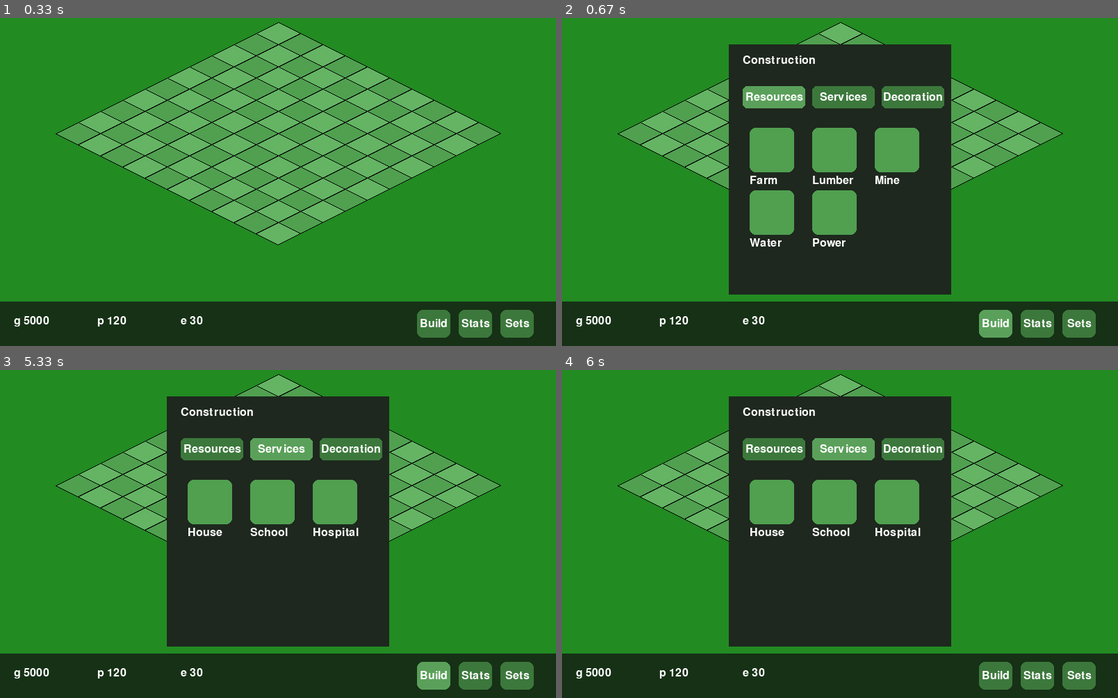
Above: before the commit, frames 1-4 (two rows, left to right).
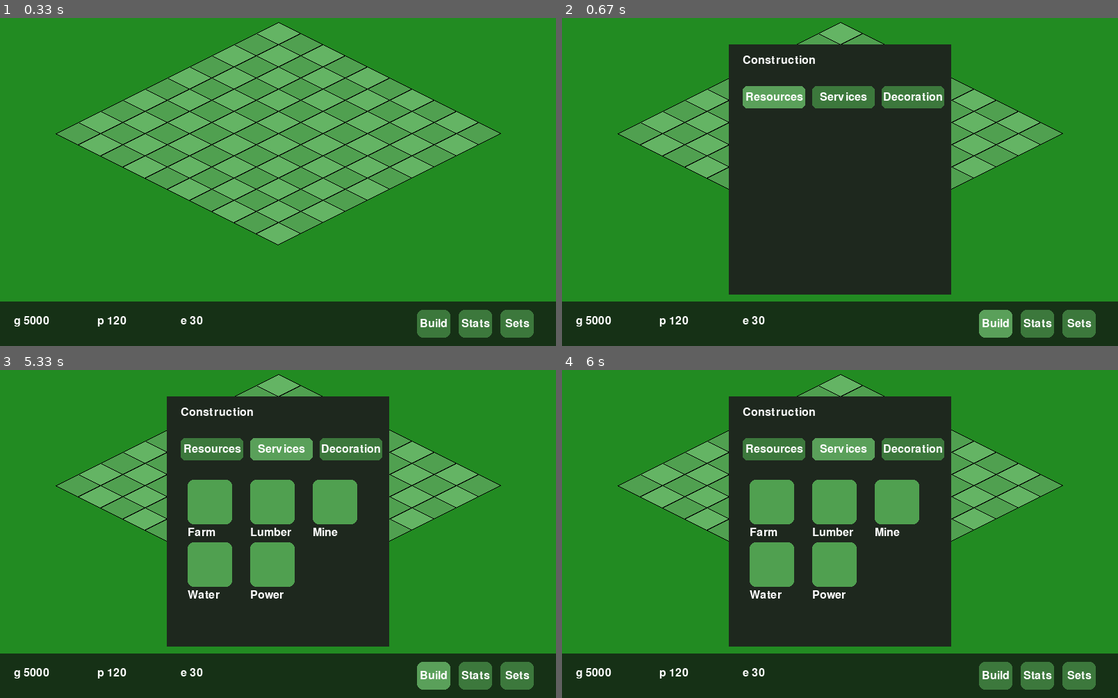
Above: after the commit, the same moments.

Repository: tdimnet/learn-pygame-by-doing
Game: pygame game, started from v3/app.py
Two runs of this game, one before a commit and one after it. Both use one fixed random seed, a clock stepped at 60 frames per second and the inputs below.
Inputs (mouse positions are in pixels of both pictures, inside the frame that each line leads up to):
- Up to frame 1 (0.33 s): no input
- Up to frame 2 (0.67 s): click "Build" at 0.38 s
- Up to frame 3 (5.33 s): click (283, 448) at 0.72 s; click "Build" at 1.05 s; click (483, 635) at 1.38 s; click "Stats" at 2.72 s; click (200, 402) at 3.05 s; click "Sets" at 3.88 s; click (394, 415) at 4.22 s; click "Build" at 5.05 s
- Up to frame 4 (6 s): click (678, 465) at 5.38 s

Frame 1 is identical in both runs. In frame 2, 5.7% of the frame differs, in the area x 33-65%, y 33-70%; in frame 3, 2.6%; in frame 4, 2.6%.

Commit message:
Add small sliding effect when changing building categories

Diff:
--- a/v3/app.py
+++ b/v3/app.py
@@ -61,12 +61,30 @@
         1)
 
 
+def draw_items(
+        menu_surface: pygame.Surface,
+        font: pygame.font.Font,
+        items: list,
+        offset_x: int) -> None:
+    start_y = 120
+    for i, name in enumerate(items):
+        tx = 30 + (i % 3) * 90 + offset_x
+        ty = start_y + (i // 3) * 90
+
+        rect = pygame.Rect(tx, ty, 64, 64)
+        pygame.draw.rect(menu_surface, (80, 160, 80), rect, border_radius=8)
+
+        label = font.render(name, True, WHITE)
+        menu_surface.blit(label, (tx, ty + 68))
+
+
 def draw_build_menu(
         screen: pygame.Surface,
         font: pygame.font.Font,
         anim_t: float,
         active_category: str,
-        mouse_pos: tuple[int, int]) -> dict:
+        previous_category: str,
+        category_anim: float) -> dict:
     x = (SCREEN_WIDTH - MENU_WIDTH) // 2
     y_closed = SCREEN_HEIGHT
     y_open = SCREEN_HEIGHT - MENU_HEIGHT - HUD_HEIGHT - 10
@@ -93,20 +111,26 @@
         menu_surface.blit(txt, txt.get_rect(center=rect.center))
         cx += 100
 
-    items = BUILD_CATEGORIES[active_category]
-    start_y = 120
-
-    for i, name in enumerate(items):
-        tx = 30 + (i % 3) * 90
-        ty = start_y + (i // 3) * 90
-
-        tile_rect = pygame.Rect(tx, ty, 64, 64)
-        pygame.draw.rect(menu_surface, (80, 160, 80), tile_rect,
-                         border_radius=8)
-
-        label = font.render(name, True, WHITE)
-        menu_surface.blit(label, (tx, ty + 68))
-
+    content_width = MENU_WIDTH
+    slide = int(content_width * (1 - category_anim))
+
+    print(previous_category)
+    print(active_category)
+
+    if previous_category:
+        draw_items(
+            menu_surface,
+            font,
+            BUILD_CATEGORIES[previous_category],
+            -slide
+        )
+
+    draw_items(
+        menu_surface,
+        font,
+        BUILD_CATEGORIES[active_category],
+        content_width - slide
+    )
 
     screen.blit(menu_surface, (x, y))
 
@@ -180,7 +204,11 @@
 
     hud_buttons = None
     menu_buttons = {}
+
     active_category = "Resources"
+    previous_category = None
+    category_anim = 1.0
+    category_anim_speed = 8.0
 
     offset = (
         SCREEN_WIDTH // 2,
@@ -202,10 +230,13 @@
                     hud_buttons["build"].collidepoint(mouse_pos)):
                         menu_open = not menu_open
 
-                if menu_open:
+                if menu_open and category_anim == 1.0:
                     for cat, rect in menu_buttons.items():
-                        if rect.collidepoint(mouse_pos):
+                        if (rect.collidepoint(mouse_pos) and cat !=
+                            active_category):
+                            previous_category = active_category
                             active_category = cat
+                            category_anim = 0.0
 
 
         # Idle economy update
@@ -226,7 +257,12 @@
             menu_anim = max(0.0, menu_anim - dt * menu_anim_speed)
 
         if menu_anim > 0:
-            menu_buttons = draw_build_menu(screen, font, menu_anim, active_category, mouse_pos)
+            menu_buttons = draw_build_menu(screen, font, menu_anim,
+                                           active_category, previous_category,
+                                           category_anim)
+
+        if category_anim < 1.0:
+            category_anim = min(1.0, category_anim + dt * category_anim_speed)
 
 
         hud_buttons = draw_hud(screen, font, mouse_pos)
